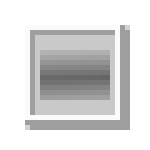
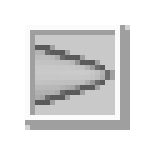
Revision of a layered (150, 150) image; what changed, layer by layer:
added layer "blade" above "beam" over [35, 45, 115, 105]
hid "beam" over [40, 50, 110, 100]
